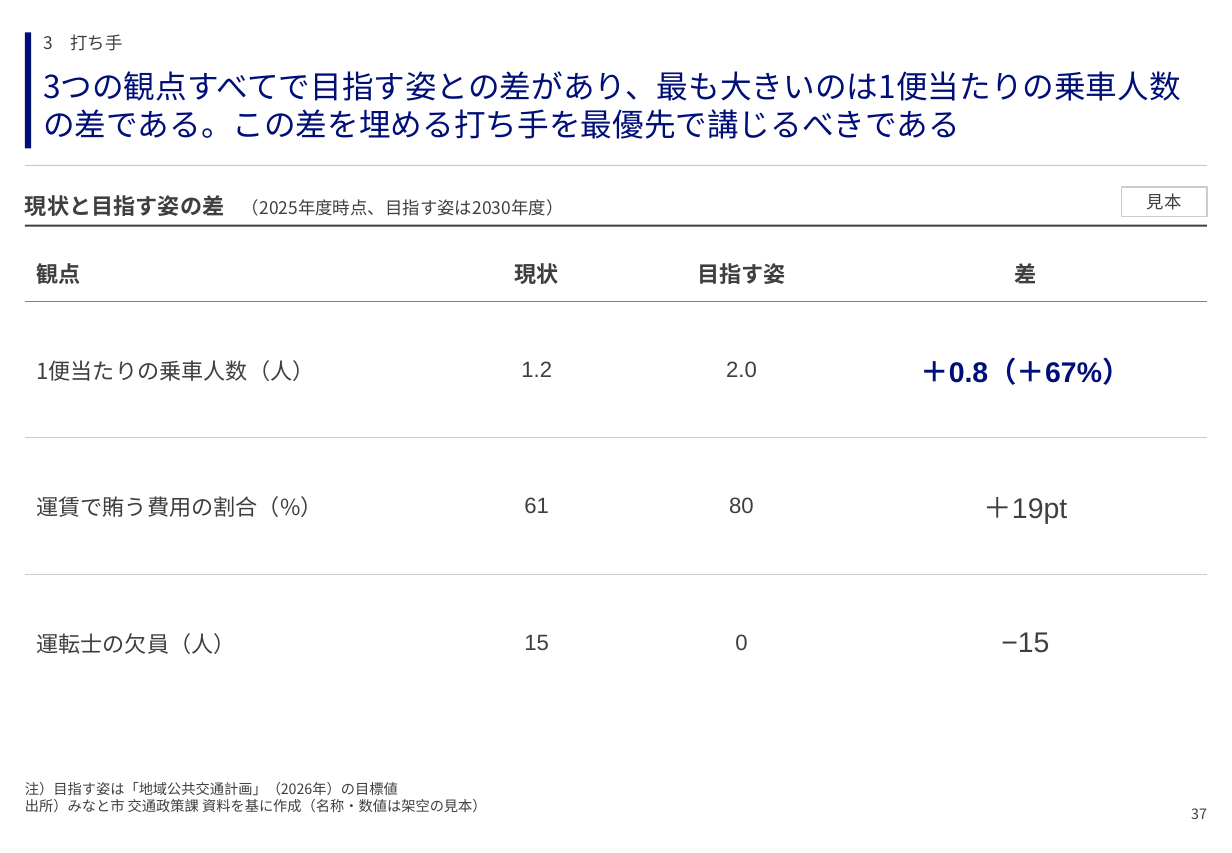
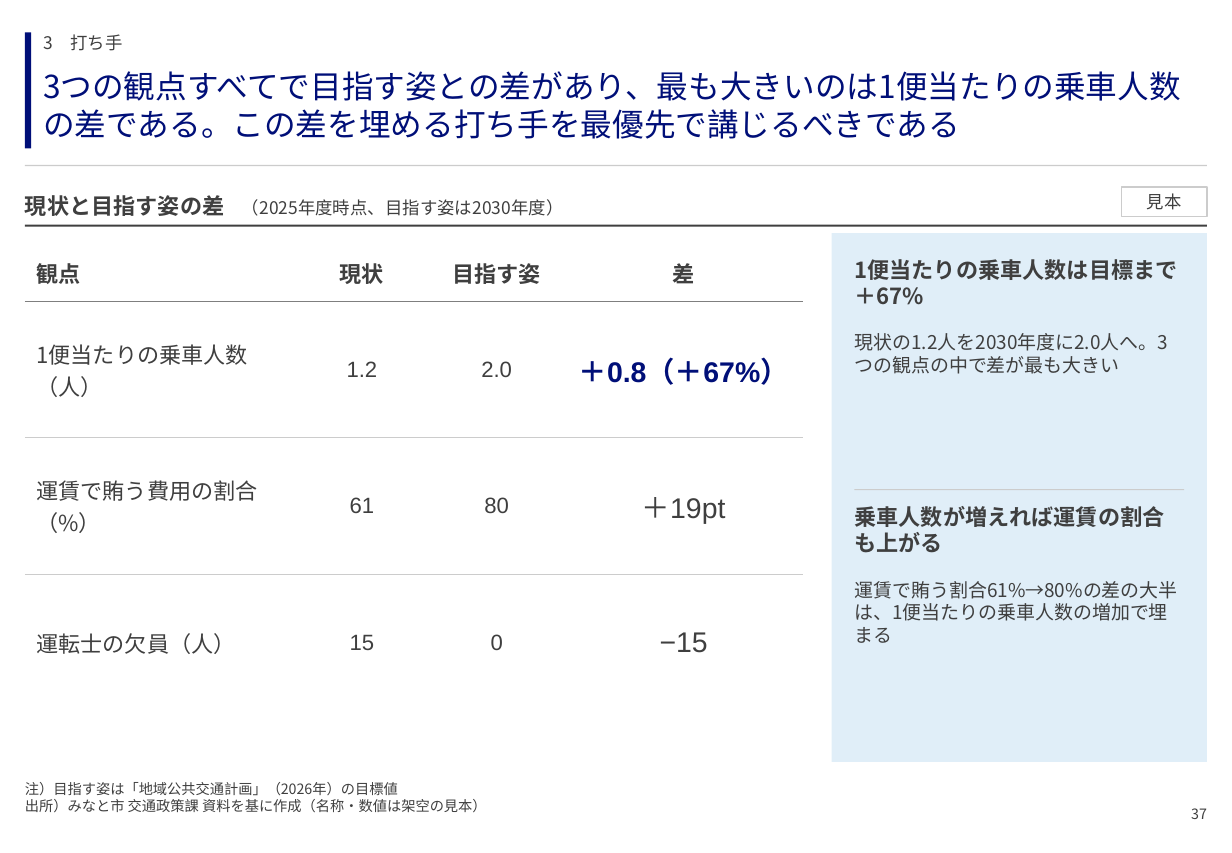
Before and after one commit to GontaHH/slide_builder, a slide deck: slide 37 of patterns/pattern-deck.pptx. Drawn at 1232x853 pixels with LibreOffice and Linux fonts; fonts in the diff are those of the drawing. Boxes give left, top, right and bottom in pixels: in the first picture for what was removed or moved away, otherwise in the second. Text is boxed around its words. In the diff, an @@ line names an element or a change of style, - is before the commit and + after.

```diff
--- a/patterns/pattern-deck.pptx
+++ b/patterns/pattern-deck.pptx
@@ rectangle added at box(832, 233, 1207, 762), fill #E0EEF8 @@
@@ table: place and size @@
-table at box(25, 245, 1207, 658)
+table at box(25, 245, 804, 658)
@@ text added at box(854, 259, 1177, 305), 14 pt, text #3F3F3F, bold @@
+1便当たりの乗車人数は目標まで＋67%
@@ text added at box(854, 333, 1168, 351), 12 pt, text #3F3F3F @@
+現状の1.2人を2030年度に2.0人へ。3つの観点の中で差が最も大きい
@@ line added from (854, 489) to (1184, 489), #CCCCCC 0.75 pt @@
@@ text added at box(854, 506, 1164, 553), 14 pt, text #3F3F3F, bold @@
+乗車人数が増えれば運賃の割合も上がる
@@ text added at box(854, 581, 1177, 621), 12 pt, text #3F3F3F @@
+運賃で賄う割合61%→80%の差の大半は、1便当たりの乗車人数の増加で埋まる
```
Also in this commit, not shown: 9 other slides changed, 1 other file.
